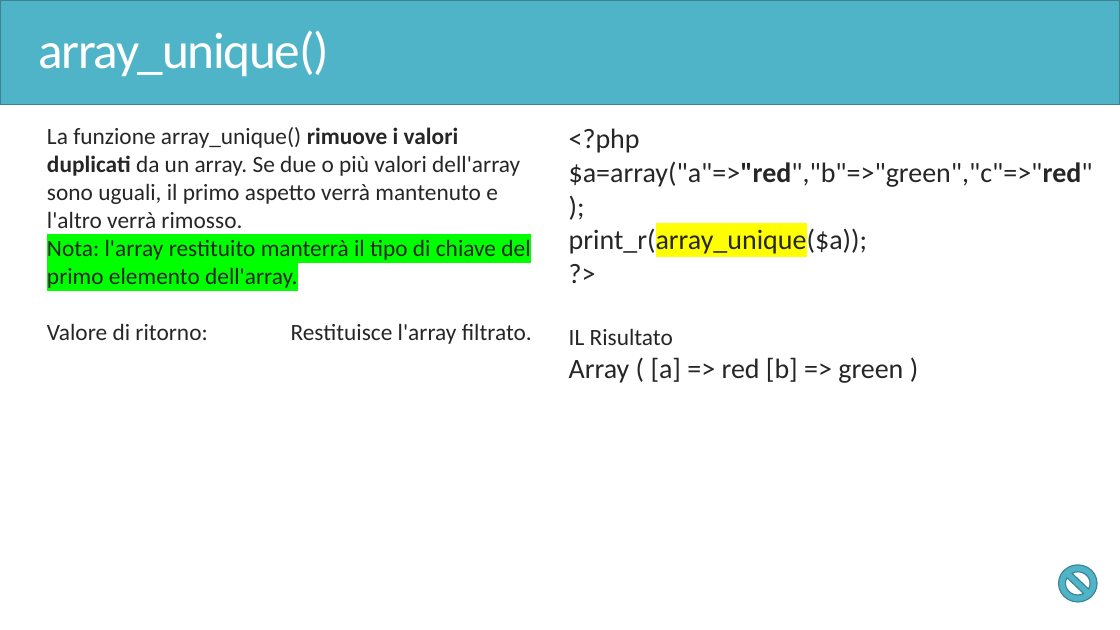
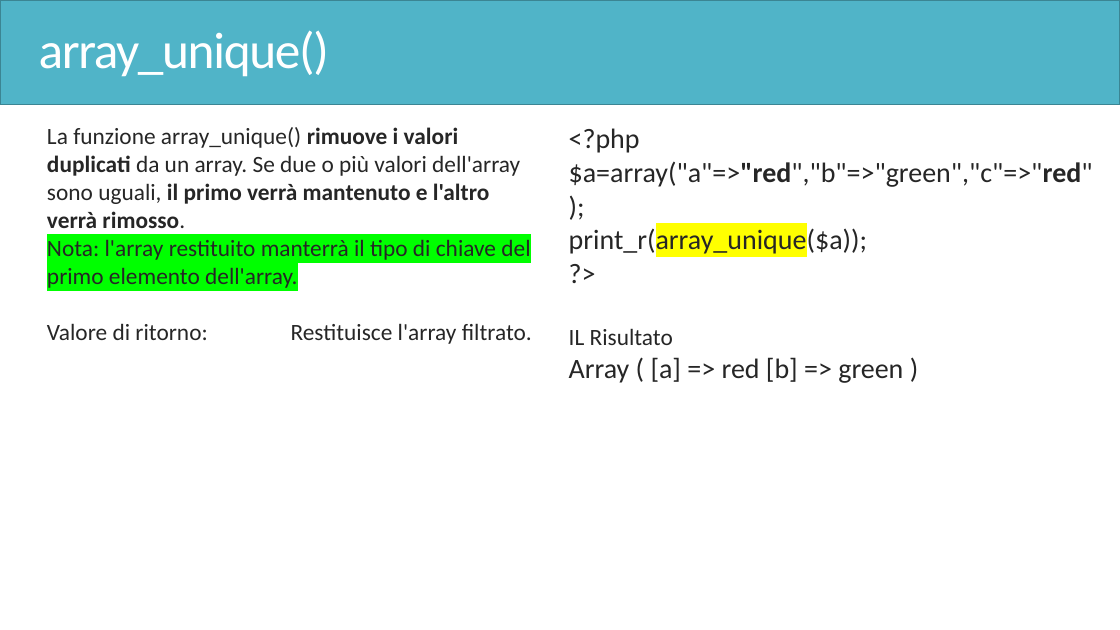
Before and after one commit to ingEnricoGiorgi/corso-magento-php, a slide deck: slide 211 of PHP.pptx. Drawn at 1120x630 pixels with LibreOffice and Linux fonts; fonts in the diff are those of the drawing. Boxes give left, top, right and bottom in pixels: in the first picture for what was removed or moved away, otherwise in the second. Text is boxed around its words. In the diff, an @@ line names an element or a change of style, - is before the commit and + after.

```diff
--- a/PHP.pptx
+++ b/PHP.pptx
@@ text at (x1=47, y1=127, x2=520, y2=228): text changed @@
-  La funzione array_unique() rimuove i valori duplicati da un array. Se due o più valori dell'array sono uguali, il primo aspetto verrà mantenuto e l'altro verrà rimosso.
+  La funzione array_unique() rimuove i valori duplicati da un array. Se due o più valori dell'array sono uguali, il primo verrà mantenuto e l'altro verrà rimosso.
@@ no-entry sign removed at (x1=1059, y1=565, x2=1097, y2=602) @@
```
Also in this commit, not shown: 51 other slides changed, 1 slide added, 2 slides removed, 14 other files.
